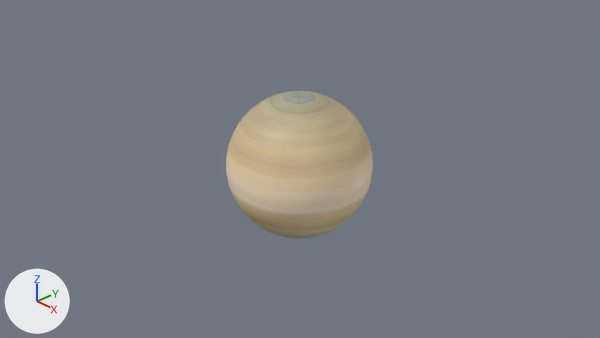
The Blender file Blender models/Saturn/Saturn.blend, before and after one commit.
Both versions are drawn from the file's camera 'Camera'. The axes (+X, +Y, +Z) are drawn at lower left. The lights are the same throughout. Mesh edges are drawn as thin lines on the coarser meshes.

Before the edit, the objects in view are built like this:
```python
me_sphere = bpy.data.meshes.new('Sphere')
me_sphere.from_pydata(...)  # a UV sphere (32 segments, 16 rings, poles along z) spanning x -1.0..1.0, y -1.0..1.0, z -1.0..1.0
me_sphere.materials.append(mat_material_001)  # picture img_saturn_jpg
ob_sphere = bpy.data.objects.new('Sphere', me_sphere)
ob_sphere.location = (0.0, 0.0, 0.0)
_m = ob_sphere.modifiers.new('Subdivision', 'SUBSURF')
_m.levels = 3
```
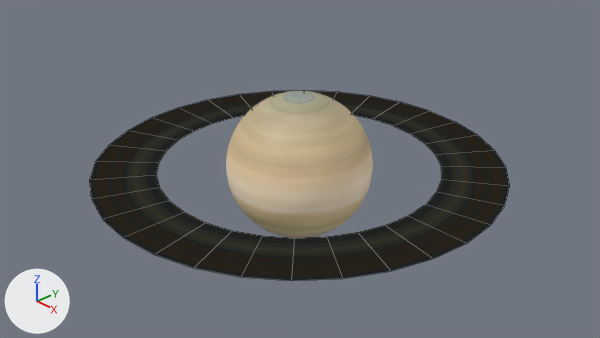
Location of each change, (x1, y1, x2, y2) in pixels of the pictures (600 x 338 px):
```json
{"object": "Circle", "change": "added", "after": [89, 90, 510, 281]}
```

The change, as JSON lines over the scene's bpy script:
```json
{"op": "add", "block": "img_saturn_ring_color_jpg", "code": ["img_saturn_ring_color_jpg = load_image('saturn_ring_color.jpg', 'saturn_ring_color.jpg', 915, 64, 'sRGB')"]}
{"op": "add", "block": "mat_material", "code": ["mat_material = bpy.data.materials.new('Material')", "# uses the picture img_saturn_ring_color_jpg"]}
{"op": "add", "block": "me_circle", "code": ["me_circle = bpy.data.meshes.new('Circle')", "me_circle.from_pydata(...)  # 256 vertices, 256 faces; spans x -1.45..1.45, y -1.45..1.45, z 0.0", "me_circle.materials.append(mat_material)"]}
{"op": "add", "block": "ob_circle", "code": ["ob_circle = bpy.data.objects.new('Circle', me_circle)", "ob_circle.location = (0.0, 0.0, 0.0)", "ob_circle.scale = (1.91, 1.91, 1.91)"]}
```
